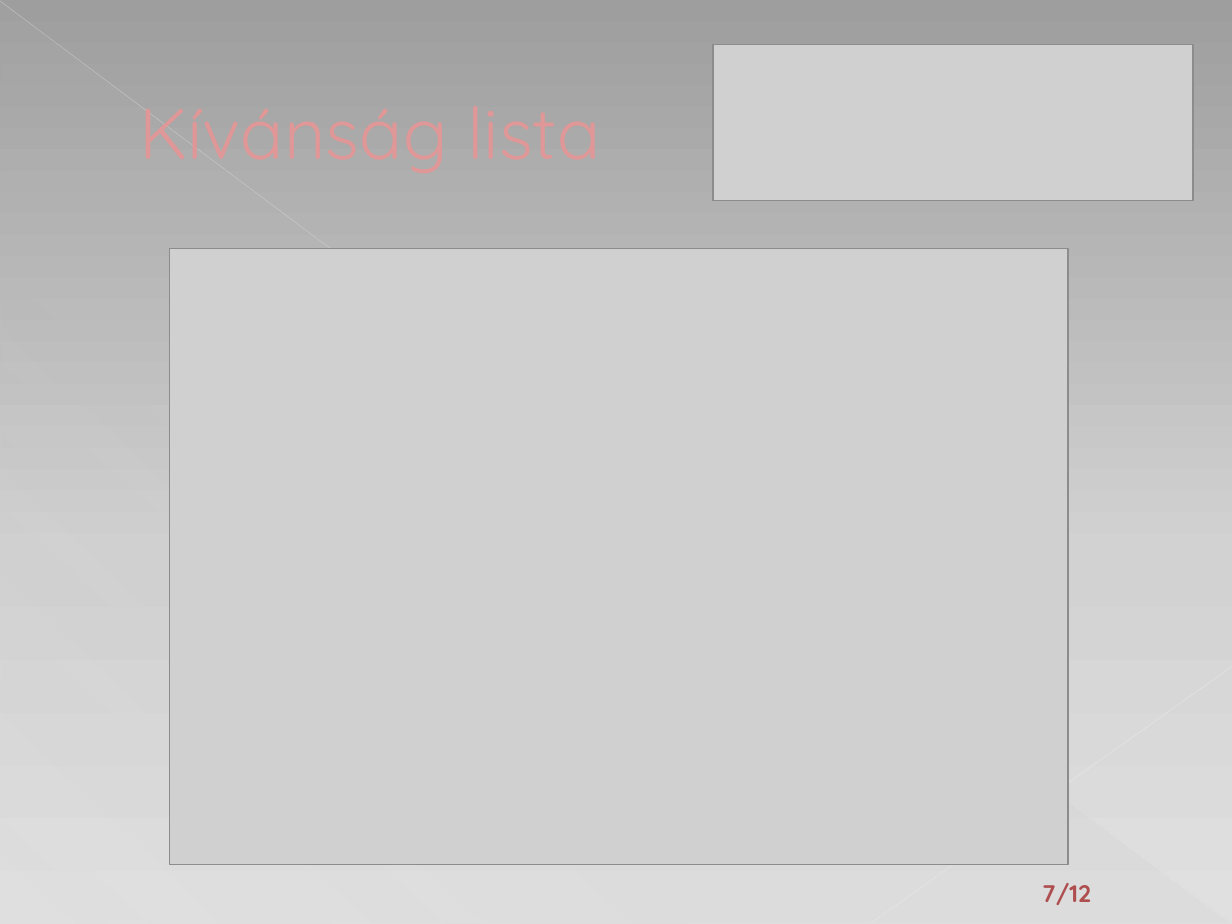
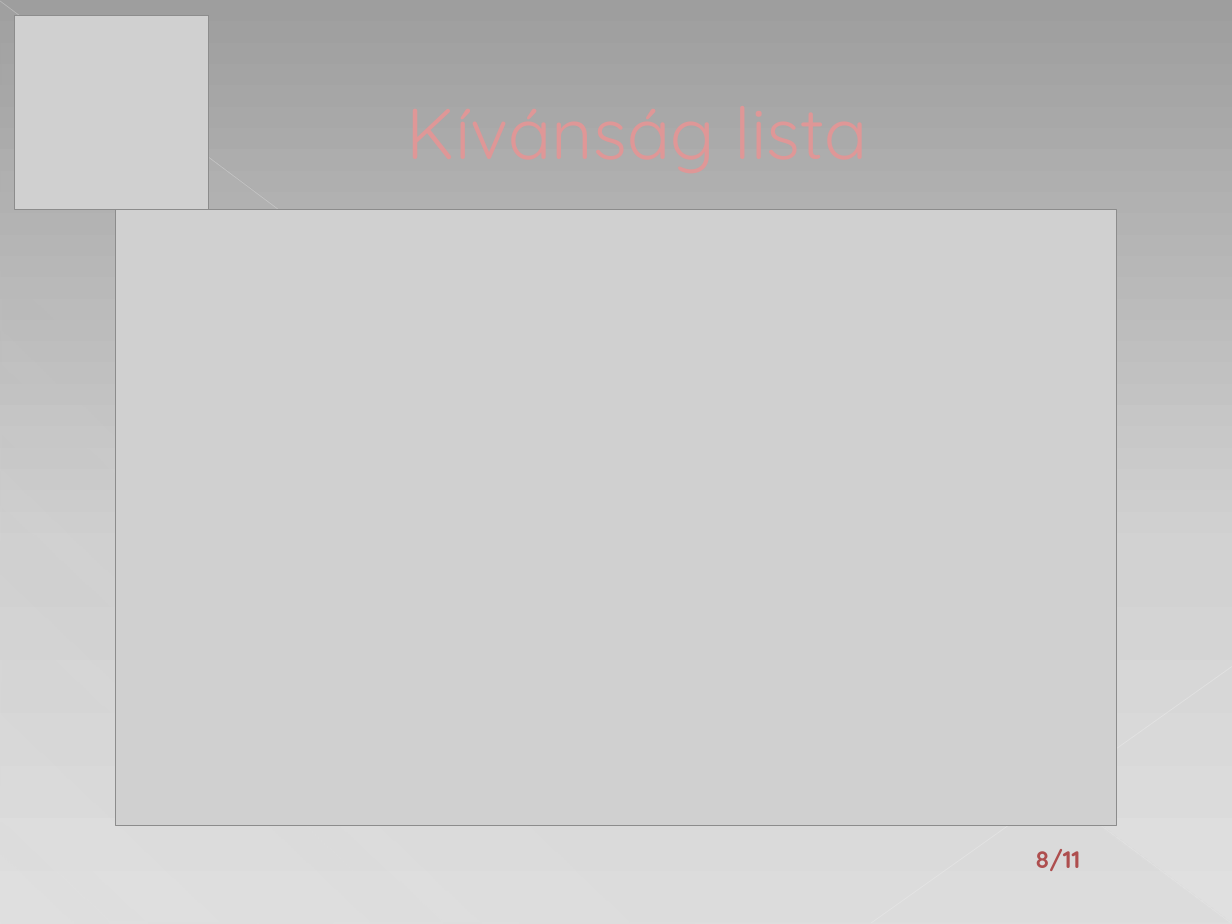
Before and after one commit to horeczky95/Szakdolgozat, a slide deck: slide 9 of ANTIKVÁR KÖNYVESBOLT.pptx. Drawn at 1232x924 pixels with LibreOffice and Linux fonts; fonts in the diff are those of the drawing; grey boxes stand for pictures. Boxes give left, top, right and bottom in pixels: in the first picture for what was removed or moved away, otherwise in the second. Text is boxed around its words. In the diff, an @@ line names an element or a change of style, - is before the commit and + after.

```diff
--- a/ANTIKVÁR KÖNYVESBOLT.pptx
+++ b/ANTIKVÁR KÖNYVESBOLT.pptx
@@ picture added at bbox=[15, 16, 208, 209] @@
@@ picture removed at bbox=[713, 44, 1194, 200] @@
@@ picture: place and size @@
-picture at bbox=[170, 249, 1068, 865]
+picture at bbox=[116, 209, 1116, 825]
@@ text at bbox=[1035, 849, 1080, 871]: text changed @@
-7/12
+8/11
```
Also in this commit, not shown: 6 other slides changed, 6 slides added, 7 slides removed, 17 other files.
